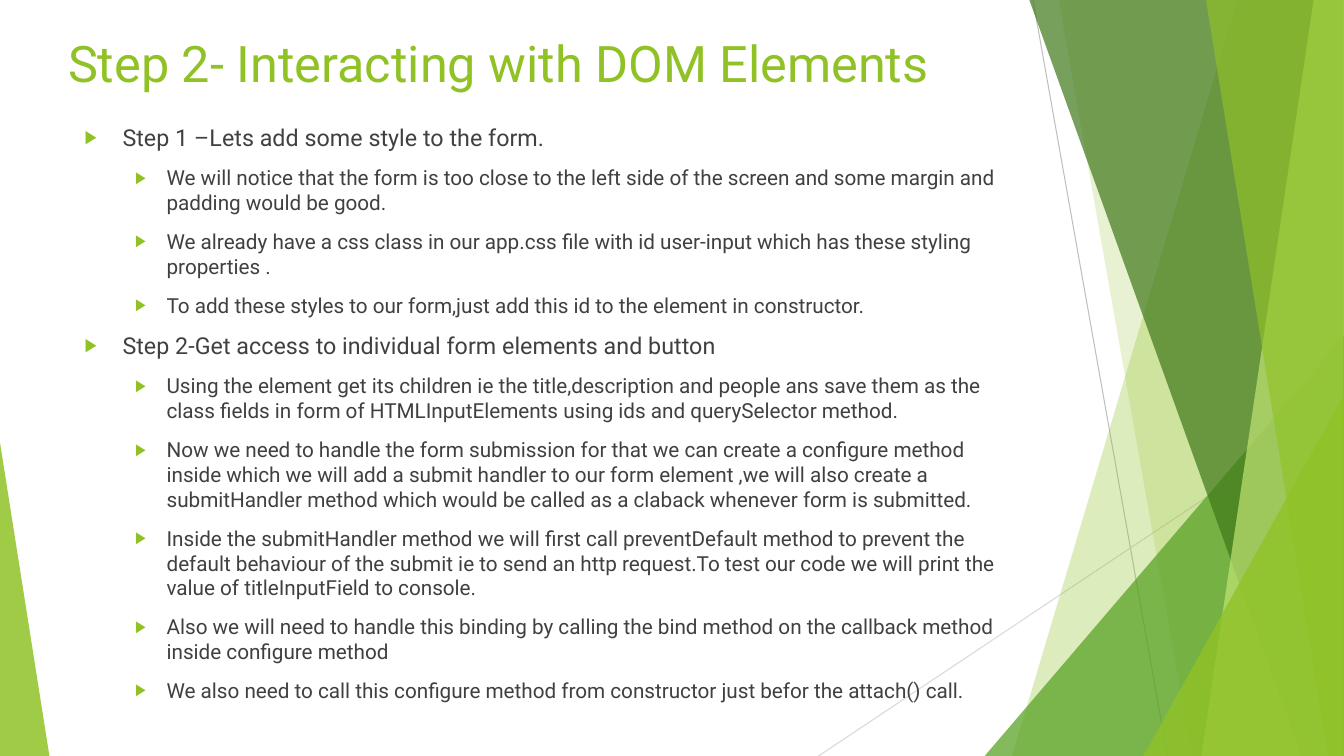
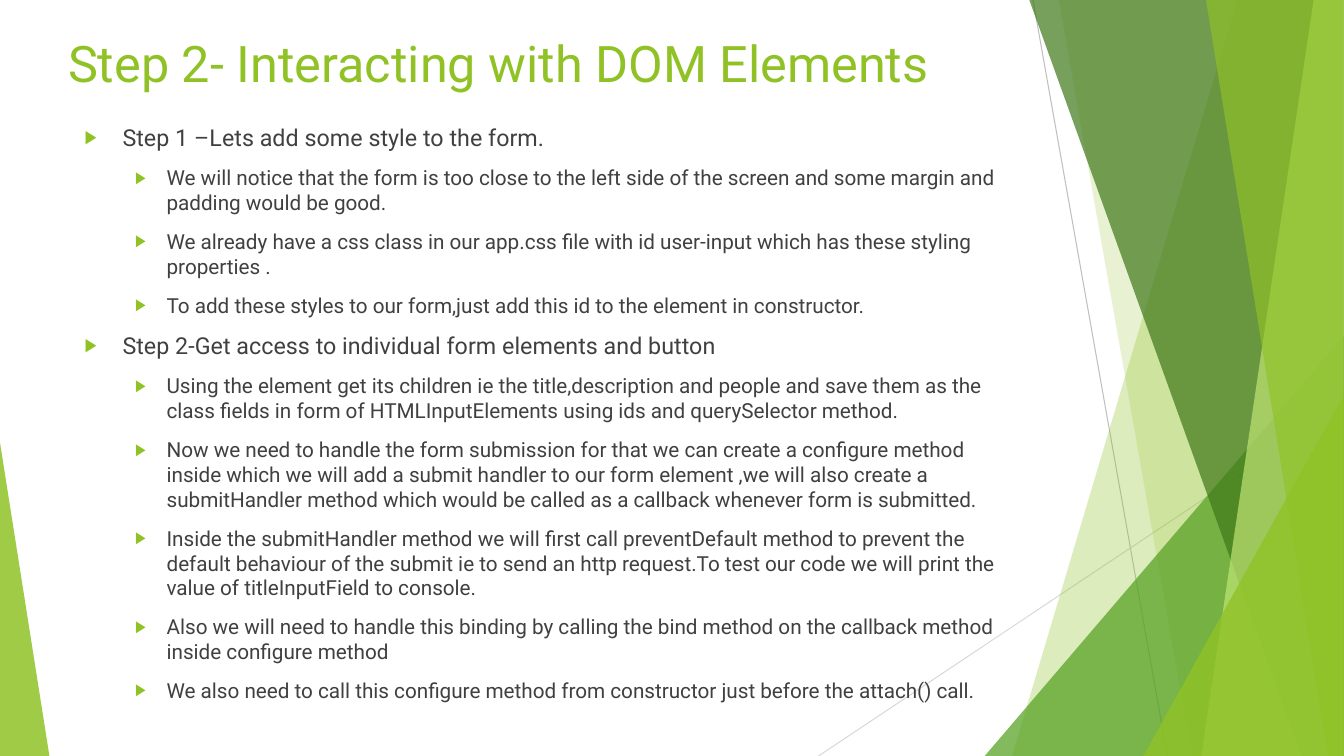
Before and after one commit to rudhrainfogain/TypeScript, a slide deck: slide 110 of PPT/TypeScriptv9.pptx. Drawn at 1344x756 pixels with LibreOffice and Linux fonts; fonts in the diff are those of the drawing. Boxes give left, top, right and bottom in pixels: in the first picture for what was removed or moved away, otherwise in the second. Text is boxed around its words. In the diff, an @@ line names an element or a change of style, - is before the commit and + after.

```diff
--- a/PPT/TypeScriptv9.pptx
+++ b/PPT/TypeScriptv9.pptx
@@ text at bbox=[167, 377, 981, 507]: text changed @@
-  ▶ Using the element get its children ie the title,description and people ans save them as the class fields in form of HTMLInputElements using ids and querySelector method.
-  ▶ Now we need to handle the form submission for that we can create a configure method inside which we will add a submit handler to our form element ,we will also create a submitHandler method which would be called as a claback whenever form is submitted.
+  ▶ Using the element get its children ie the title,description and people and save them as the class fields in form of HTMLInputElements using ids and querySelector method.
+  ▶ Now we need to handle the form submission for that we can create a configure method inside which we will add a submit handler to our form element ,we will also create a submitHandler method which would be called as a callback whenever form is submitted.
@@ text at bbox=[167, 681, 975, 703]: text changed @@
-  ▶ We also need to call this configure method from constructor just befor the attach() call.
+  ▶ We also need to call this configure method from constructor just before the attach() call.
```
Also in this commit, not shown: 3 other slides changed, 2 slides added, 2 other files.
